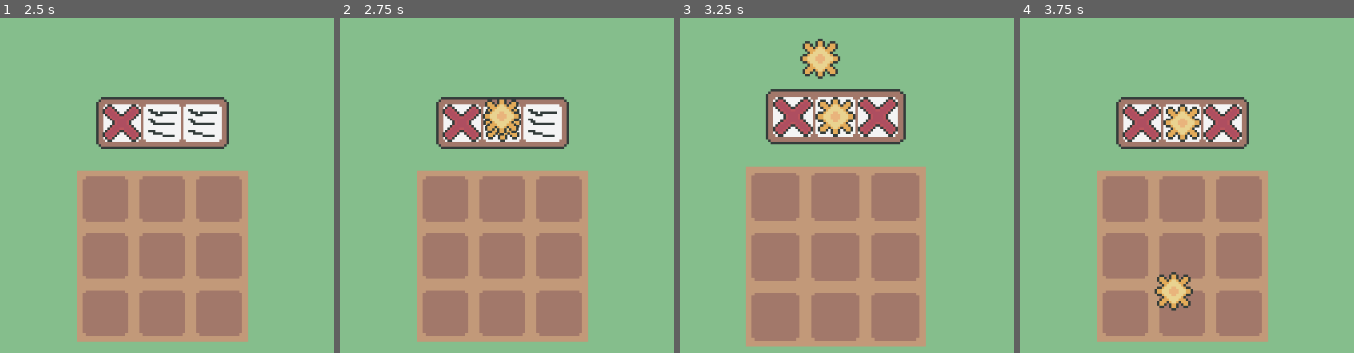
Above: before the commit, frames 1-4 (left to right).
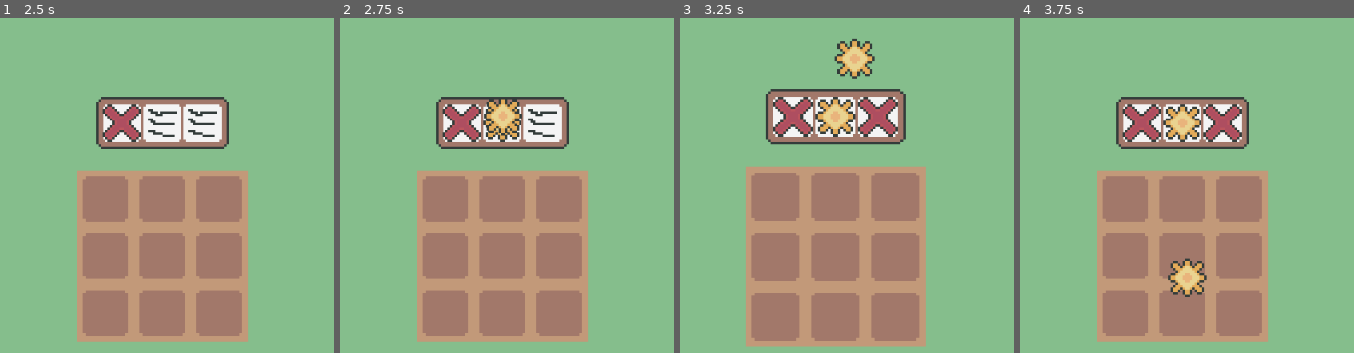
Above: after the commit, the same moments.

Repository: eric-marsh/farminata
Game: Godot game, scene res://scene/scene_switcher.tscn
The game is run twice, just before and just after one commit, with the same random seed, the same clock (stepped at 60 frames per second) and the same inputs.
Inputs (mouse positions are in pixels of both pictures, inside the frame that each line leads up to):
- Up to frame 1 (2.5 s): tap Enter at 0.5, 2 s; move the mouse to (156, 115) at 0.52 s; tap Mouse wheel down (SCROLL_DOWN) at 0.6, 2.1 s; click (156, 115) at 0.67 s; tap Space (ui_select) at 0.77, 1.25, 1.52 s; move the mouse to (133, 265) at 1.27 s; tap Mouse wheel up (SCROLL_UP) at 1.35 s; click (133, 265) at 1.42 s; move the mouse to (outside the picture) at 2.02 s; click (outside the picture) at 2.17 s
- Up to frame 2 (2.75 s): no input
- Up to frame 3 (3.25 s): move the mouse to (933, 332) at 2.77 s; tap Mouse wheel up (SCROLL_UP) at 2.85 s; click (933, 332) at 2.92 s; tap Space (ui_select) at 3.02 s
- Up to frame 4 (3.75 s): move the mouse to (outside the picture) at 3.52 s; tap Mouse wheel down (SCROLL_DOWN) at 3.6 s; click (outside the picture) at 3.67 s

Frame 1 is identical in both runs. In frame 2, 0.4% of the frame differs, in the area x 42-55%, y 24-36%; in frame 3, 2.0%, in the area x 35-59%, y 6-19%; in frame 4, 1.5%.
Error in both runs: Invalid access to property or key 'Audio' on a base object of type 'Node (GlobalsNode)'. (res://script/main.gd:35)

Commit message:
output code

Diff:
--- a/scene/droppable.gd
+++ b/scene/droppable.gd
@@ -10,17 +10,12 @@
 var moving_to_target: bool = false
 var time_passed: float = 0.0
 
-var min_fall_amount = 100
+var min_fall_amount = 10
 
 var start_pos: Vector2
 func _ready():
 	$Sprite2D.texture = Util.get_output_type_img(output_type)
-
 	start_pos = global_position
-	# Initial diagonal velocity: up + left/right randomly
-	var horizontal = -1 if randf() < 0.5  else 1
-	#velocity = Vector2(upwards_speed * horizontal, -upwards_speed)
-	pass
 
 func _process(delta):
 	if global_position.y > start_pos.y + min_fall_amount:
@@ -30,18 +25,3 @@
 		var dir = (target_position - global_position).normalized()
 		velocity = dir * speed
 		position += velocity * delta
-
-	pass
-	#time_passed += delta
-#
-	#if not moving_to_target:
-		#position += velocity * delta
-#
-		#if time_passed >= 0.2:
-			#moving_to_target = true
-	#else:
-		## Move toward the target
-		#if target_position:
-			#var dir = (target_position - global_position).normalized()
-			#velocity = dir * speed
-			#position += velocity * delta
--- a/scene/output.gd
+++ b/scene/output.gd
@@ -1,13 +1,14 @@
 extends Node2D
+class_name output
 
 const DROPPABLE = preload("res://scene/droppable.tscn")
 
 @export var slot_pos: Enum.Slot_Pos = Enum.Slot_Pos.Left
-var output_force = 300
-var output_impulse=Vector2(0,-output_force)
 
-var min_range = 32
-var max_range = 128
+var output_force:int = 300
+var output_impulse: Vector2 = Vector2(0, -output_force)
+var min_range: int = 32
+var max_range:int = 128
 
 func _ready() -> void:
 	pass
@@ -16,18 +17,17 @@
 	pass
 
 func spawn_droppable(output_type: Enum.Output_Type, target_position: Vector2) -> void:
-	var rand_impulse_dir
+	var rand_impulse_dir: float
+
 	match slot_pos:
 		Enum.Slot_Pos.Left:
-			rand_impulse_dir = Util.rng.randf_range(-1 * min_range, -1 * max_range)
+			rand_impulse_dir = -Util.rng.randf_range(min_range, max_range)
 		Enum.Slot_Pos.Middle:
-			rand_impulse_dir = Util.rnd_sign() * Util.rng.randf_range(-max_range/2, max_range/2)
+			rand_impulse_dir = Util.rnd_sign() * Util.rng.randf_range(min_range, max_range) / 2
 		Enum.Slot_Pos.Right:
-			rand_impulse_dir = Util.rng.randf_range(min_range,max_range)
+			rand_impulse_dir = Util.rng.randf_range(min_range, max_range)
 
-	#var impulse = output_impulse + impulse_based_on_slot + Vector2(rand_impulse_dir, intensity_y)
-	var intensity_y = -55.9
-	var impulse = output_impulse + Vector2(rand_impulse_dir, intensity_y)
+	var impulse = output_impulse + Vector2(rand_impulse_dir, -55.9)
 
 	var d = DROPPABLE.instantiate() as droppable
 	d.output_type = output_type
Not shown, added: scene/droppable.tscn76340048270.tmp
